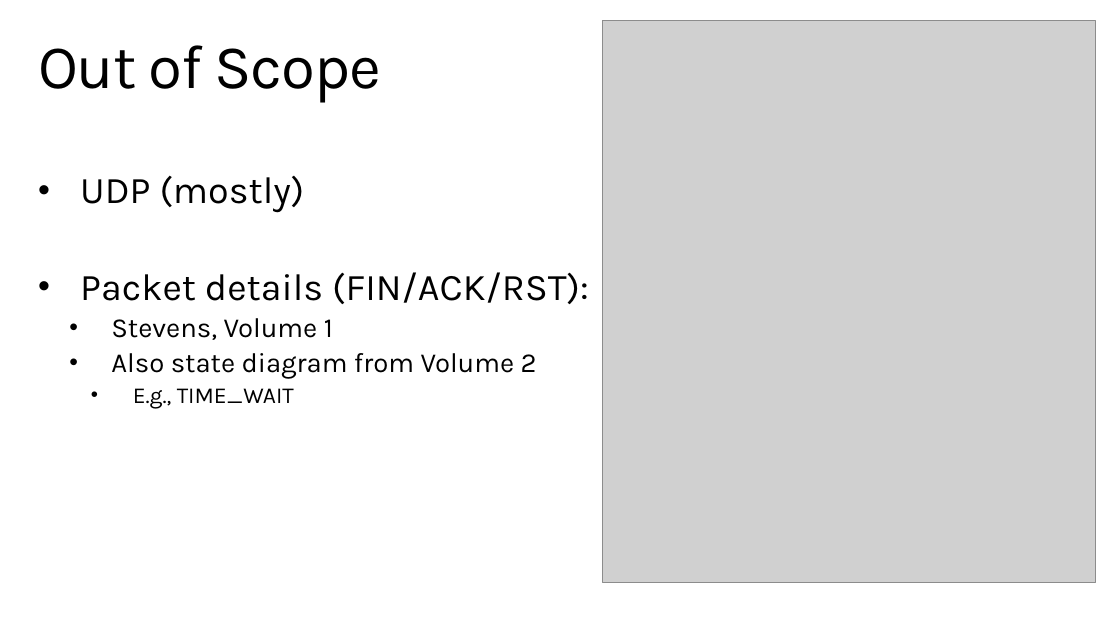
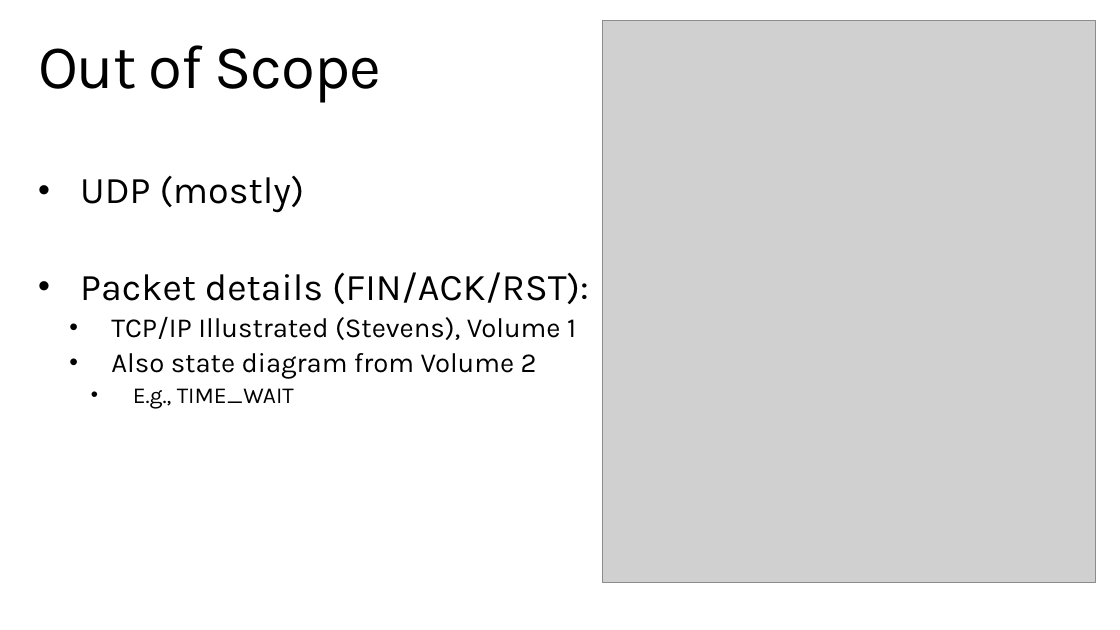
Before and after one commit to StephenCleary/Presentations, a slide deck: slide 7 of Designing Application Protocols for TCPIP/Protocol Design.pptx. Drawn at 1120x630 pixels with LibreOffice and Linux fonts; fonts in the diff are those of the drawing; grey boxes stand for pictures; background and template pictures are left out. Boxes give left, top, right and bottom in pixels: in the first picture for what was removed or moved away, otherwise in the second. Text is boxed around its words. In the diff, an @@ line names an element or a change of style, - is before the commit and + after.

```diff
--- a/Designing Application Protocols for TCPIP/Protocol Design.pptx
+++ b/Designing Application Protocols for TCPIP/Protocol Design.pptx
@@ text at (x1=111, y1=317, x2=576, y2=340): text changed @@
-  • Stevens, Volume 1
+  • TCP/IP Illustrated (Stevens), Volume 1
```
Also in this commit, not shown: 7 other slides changed.
